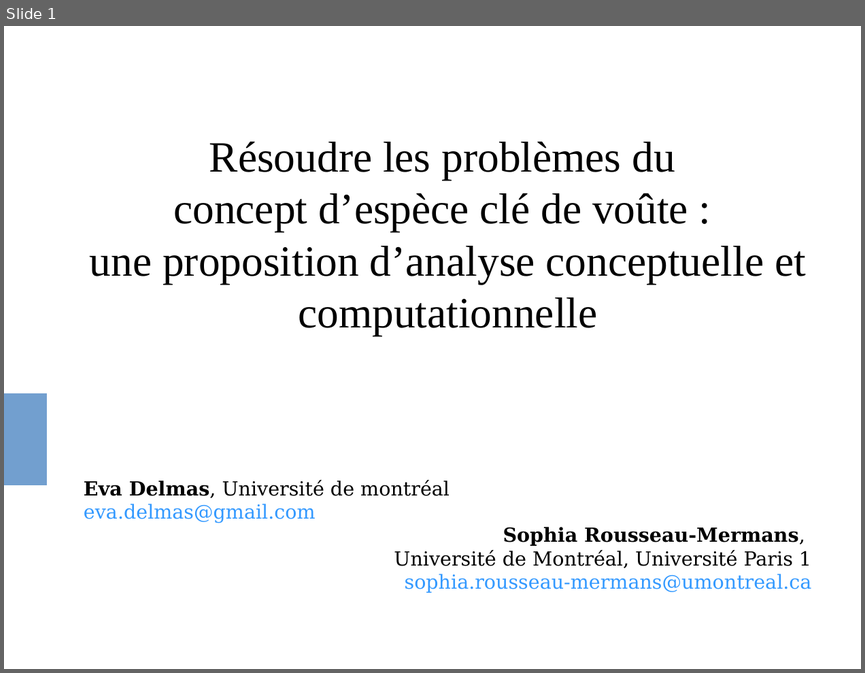
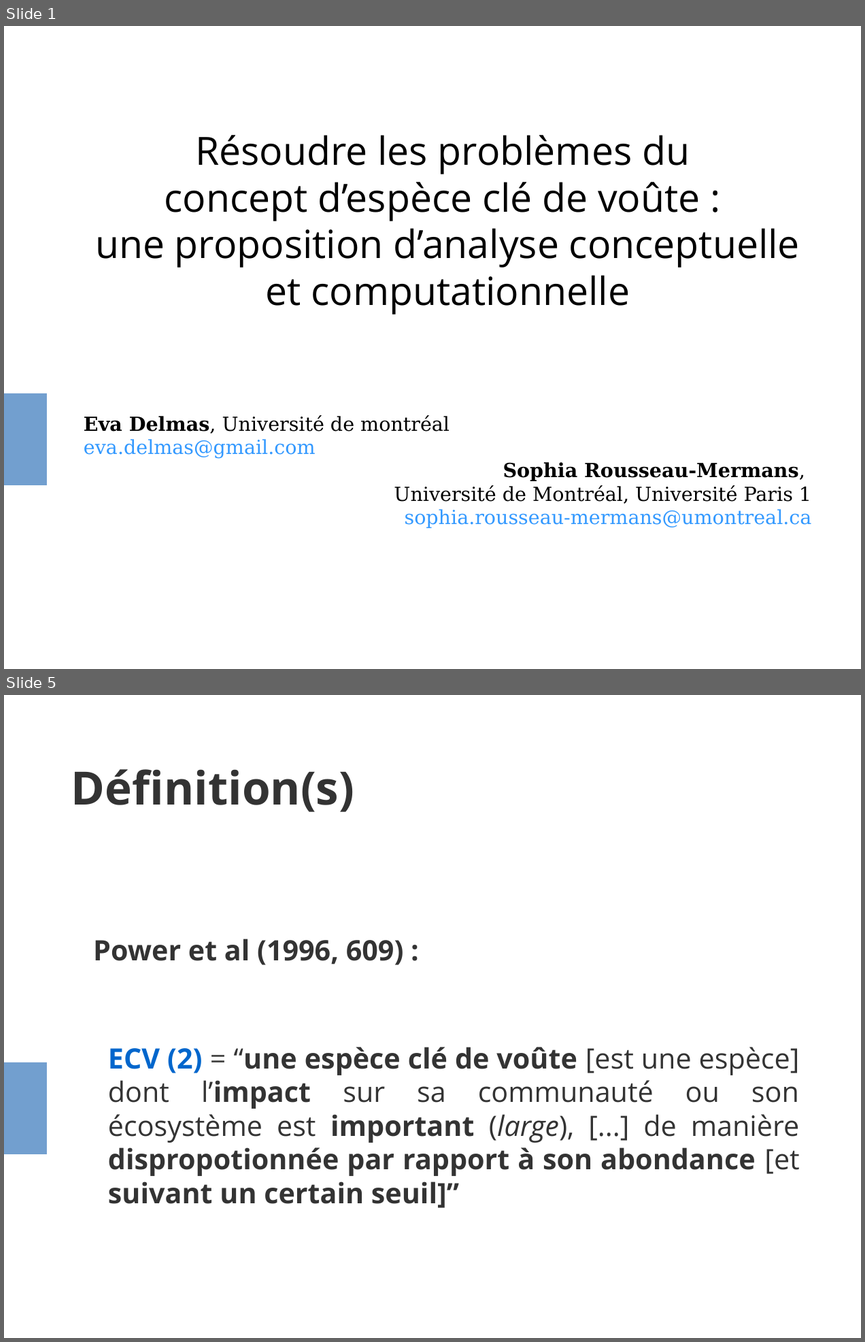
Before and after one commit to evadelmas/keystone_concept, a slide deck: presentation_LEIPS.odp. Shown one above the other, each under a label of ours: slide 1 before the commit, slides 1 and 5 after it; the slides between them are not shown. The pictures are 865x673 and 865x1342 pixels, drawn with LibreOffice and Linux fonts; fonts in the diff are those of the drawing. Boxes give left, top, right and bottom in pixels: in the first picture for what was removed or moved away, otherwise in the second. Text is boxed around its words. In the diff, an @@ line names an element or a change of style, - is before the commit and + after.

```diff
--- a/presentation_LEIPS.odp
+++ b/presentation_LEIPS.odp
@@ slide 5 added at (4, 695, 861, 1338), background #FFFFFF; not listed: 1 template element that a slide beside it also shows @@
@@ title added at (71, 769, 354, 812), 42.5 pt, text #333333, bold @@
+Définition(s)
@@ text added at (93, 938, 800, 1208), 26 pt, text #333333, bold @@
+Power et al (1996, 609) :
+ECV (2) = “une espèce clé de voûte [est une espèce] dont l’impact sur sa communauté ou son écosystème est important (large), [...] de manière dispropotionnée par rapport à son abondance [et suivant un certain seuil]”
@@ slide 1 changed as well @@
@@ subtitle at (95, 135, 800, 314): size 40 to 36 pt, font Times New Roman to Open Sans in "Résoudre les problèmes du", "concept d’espèce clé de voûte :", "une proposition d’analyse conceptuelle et computationnelle" @@
```
Also in this commit, not shown: 6 other slides added, 1 other file.
